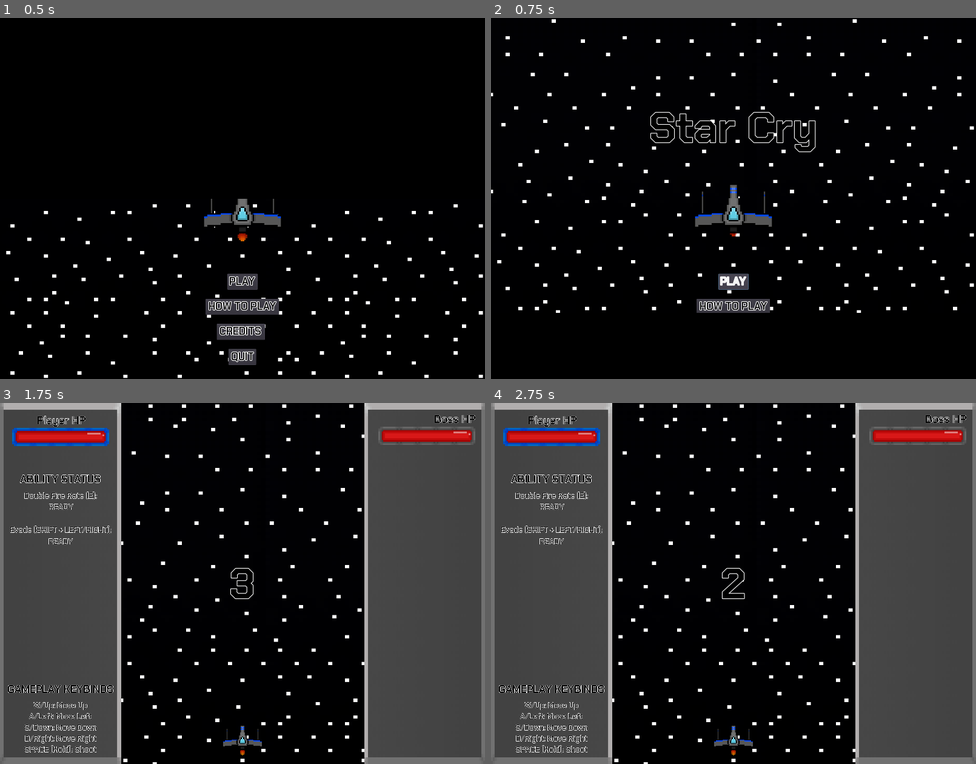
Above: before the commit, frames 1-4 (two rows, left to right).
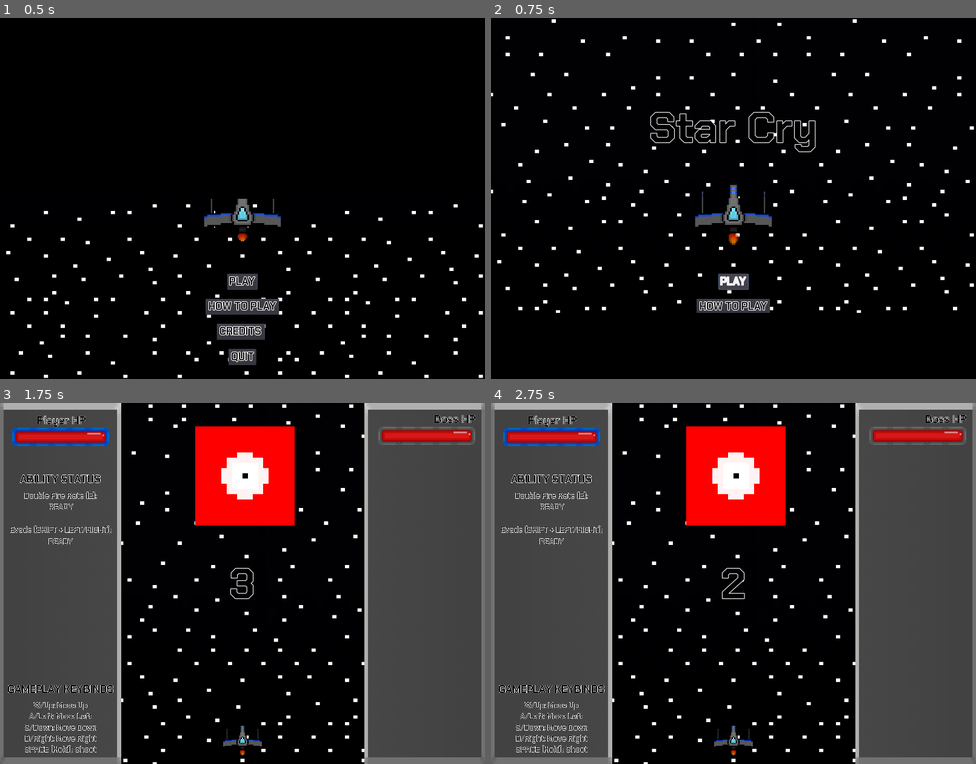
Above: after the commit, the same moments.

Repository: Cecilist/Final-BossFightBulletShooter
Game: Godot game, scene res://Menu/MainMenu.tscn
Two runs of this game, one before a commit and one after it. Both use one fixed random seed, a clock stepped at 60 frames per second and the inputs below.
Inputs:
- Up to frame 1 (0.5 s): no input
- Up to frame 2 (0.75 s): click "PLAY" at 0.5 s
- Up to frame 3 (1.75 s): click "PLAY" at 1.25 s
- Up to frame 4 (2.75 s): tap Enter (play_game) at 2 s; hold D (move_right) from 2.03 s (still down); hold Shift (evade) from 2.03 s (still down)

Frame 1 is identical in both runs. In frame 2, less than 0.1% of the frame differs, in the area x 49-51%, y 60-63%; in frame 3, 5.6%, in the area x 40-61%, y 6-34%; in frame 4, 5.6%.

Commit message:
Added particle system for when boss transitions phases

Diff:
--- a/project/Boss/Boss.gd
+++ b/project/Boss/Boss.gd
@@ -2,7 +2,7 @@
 extends KinematicBody2D
 
 
-export var boss_health: float = 1000.0
+export var boss_health: float = 100.0
 
 var boss_health_percent: float = 100.0
 var is_paused: bool = true
--- a/project/Boss/Boss.tscn
+++ b/project/Boss/Boss.tscn
@@ -16,8 +16,78 @@
 extents = Vector2( 147.405, 146.162 )
 
 [node name="Boss" type="KinematicBody2D"]
-visible = false
 script = ExtResource( 2 )
+
+[node name="DamageD" type="CPUParticles2D" parent="."]
+emitting = false
+amount = 250
+lifetime = 3.0
+one_shot = true
+speed_scale = 2.0
+explosiveness = 1.0
+randomness = 1.0
+emission_shape = 2
+emission_rect_extents = Vector2( 5, 100 )
+direction = Vector2( 0, 1 )
+spread = 25.0
+gravity = Vector2( 0, 0 )
+initial_velocity = 150.0
+initial_velocity_random = 1.0
+scale_amount = 5.0
+color = Color( 1, 0, 0, 1 )
+
+[node name="DamageL" type="CPUParticles2D" parent="."]
+emitting = false
+amount = 250
+lifetime = 3.0
+one_shot = true
+speed_scale = 2.0
+explosiveness = 1.0
+randomness = 1.0
+emission_shape = 2
+emission_rect_extents = Vector2( 5, 100 )
+direction = Vector2( -1, 0 )
+spread = 25.0
+gravity = Vector2( 0, 0 )
+initial_velocity = 150.0
+initial_velocity_random = 1.0
+scale_amount = 5.0
+color = Color( 1, 0, 0, 1 )
+
+[node name="DamageR" type="CPUParticles2D" parent="."]
+emitting = false
+amount = 250
+lifetime = 3.0
+one_shot = true
+speed_scale = 2.0
+explosiveness = 1.0
+randomness = 1.0
+emission_shape = 2
+emission_rect_extents = Vector2( 5, 100 )
+spread = 25.0
+gravity = Vector2( 0, 0 )
+initial_velocity = 150.0
+initial_velocity_random = 1.0
+scale_amount = 5.0
+color = Color( 1, 0, 0, 1 )
+
+[node name="DamageU" type="CPUParticles2D" parent="."]
+emitting = false
+amount = 250
+lifetime = 3.0
+one_shot = true
+speed_scale = 2.0
+explosiveness = 1.0
+randomness = 1.0
+emission_shape = 2
+emission_rect_extents = Vector2( 5, 100 )
+direction = Vector2( 0, -1 )
+spread = 25.0
+gravity = Vector2( 0, 0 )
+initial_velocity = 150.0
+initial_velocity_random = 1.0
+scale_amount = 5.0
+color = Color( 1, 0, 0, 1 )
 
 [node name="AnimatedSprite" type="AnimatedSprite" parent="."]
 frames = SubResource( 1 )
--- a/project/Boss/StaticPatterns/nWayStraight.gd
+++ b/project/Boss/StaticPatterns/nWayStraight.gd
@@ -4,7 +4,7 @@
 
 export var _rotation_speed: int = 1
 export var _shoot_time: float = 0.5
-export var _cannons_count: float  = 16
+export var _cannons_count: float  = 128
 export var _radius: int  = 100
 
 var _bullet: PackedScene = preload("res://Boss/BossBullet.tscn")
--- a/project/Menu/MainMenu.tscn
+++ b/project/Menu/MainMenu.tscn
@@ -103,7 +103,7 @@
 scale = Vector2( 0.5, 0.5 )
 frames = SubResource( 2 )
 animation = "flying"
-frame = 1
+frame = 3
 playing = true
 
 [node name="TitleShipSprite" type="AnimatedSprite" parent="."]
Not shown: 3 places in project/Menu/MainMenu.tscn that only renumber resources
